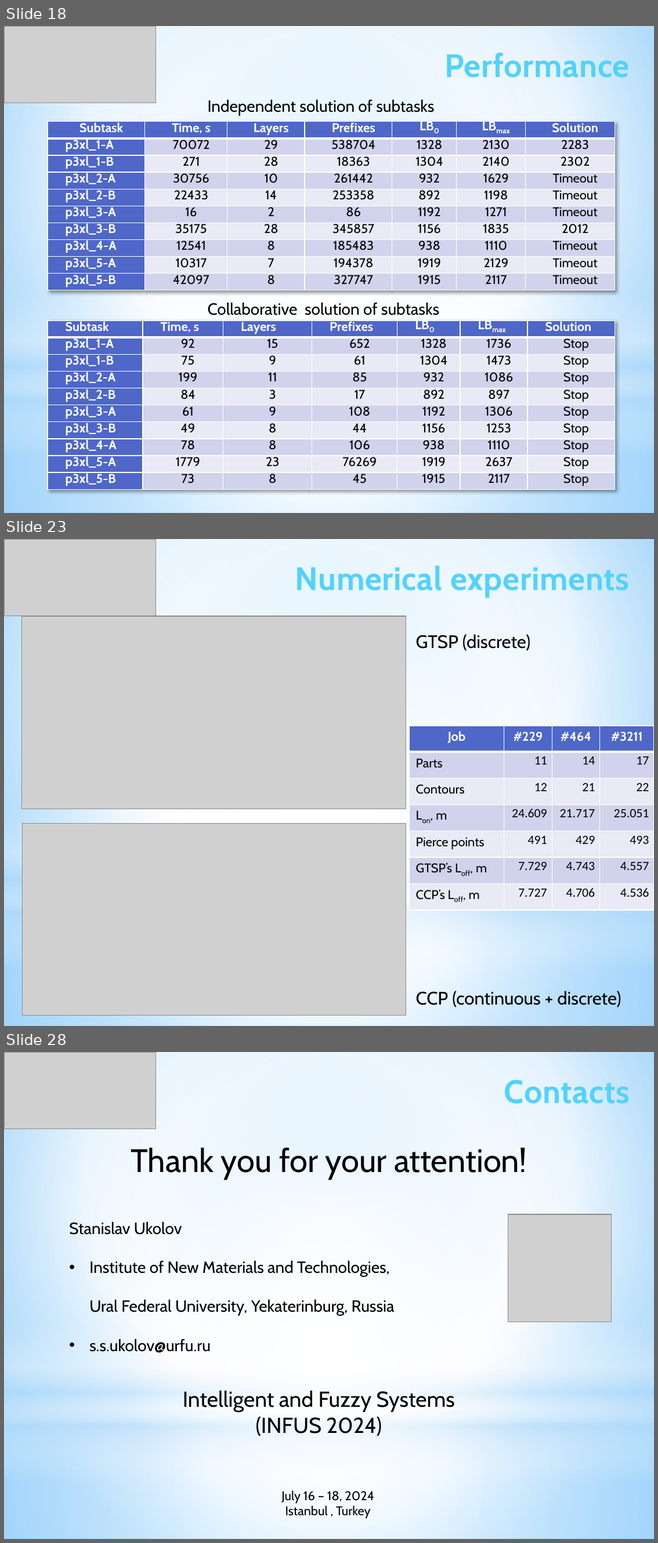
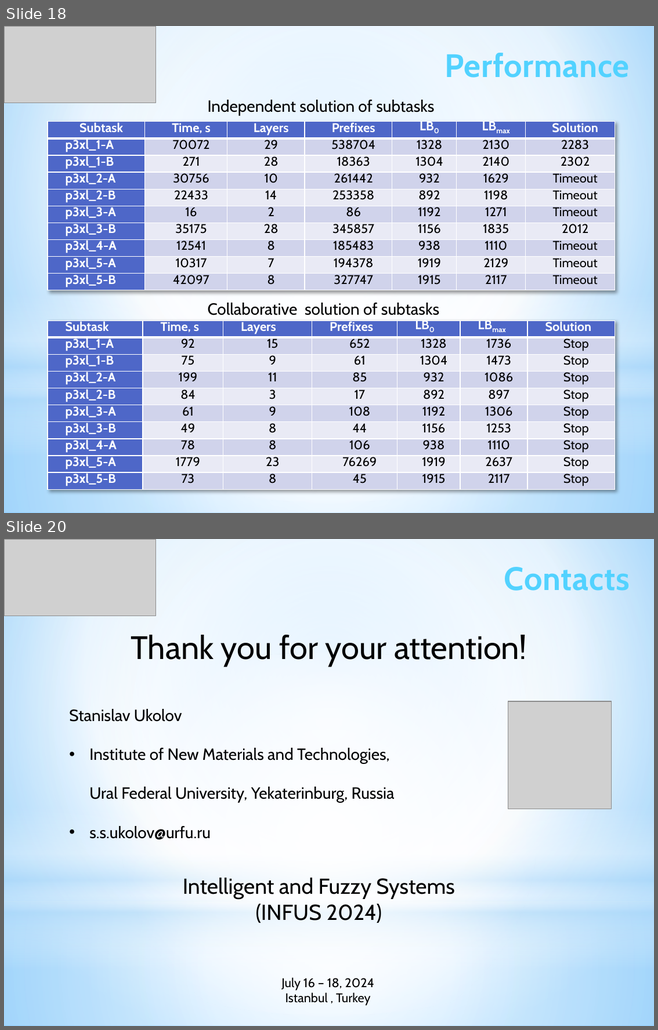
Before and after one commit to ukoloff/LaTeX, a slide deck: 2024/iGSCCP.pptx. Shown one above the other, each under a label of ours: slides 18, 23 and 28 before the commit, slides 18 and 20 after it; the slides between them are not shown. The pictures are 658x1543 and 658x1030 pixels, drawn with LibreOffice and Linux fonts; fonts in the diff are those of the drawing; grey boxes stand for pictures. Boxes give left, top, right and bottom in pixels: in the first picture for what was removed or moved away, otherwise in the second. Text is boxed around its words. In the diff, an @@ line names an element or a change of style, - is before the commit and + after.

```diff
--- a/2024/iGSCCP.pptx
+++ b/2024/iGSCCP.pptx
@@ slide 23 removed at (4,539,654,1026), background gradient #9ED5FF to #FFFFFF to #5BB9FF; not listed: 4 template elements that a slide beside it also shows @@
@@ picture removed at (4,539,155,616) @@
@@ text removed at (295,566,629,597) @@
-Numerical experiments
@@ picture removed at (22,616,406,809) @@
@@ text removed at (416,634,530,651) @@
-GTSP (discrete)
@@ table removed at (409,725,654,910), 7 rows, 4 columns @@
-Job | #229 | #464 | #3211
-Parts | 11 | 14 | 17
-Contours | 12 | 21 | 22
-Lon, m | 24.609 | 21.717 | 25.051
-Pierce points | 491 | 429 | 493
-GTSP’s Loff, m | 7.729 | 4.743 | 4.557
-CCP’s Loff, m | 7.727 | 4.706 | 4.536
@@ picture removed at (22,824,405,1015) @@
@@ text removed at (416,991,621,1008) @@
-CCP (continuous + discrete)
@@ what was slide 28 is now slide 20 @@
```
Also in this commit, not shown: 3 slides changed, 1 slide added, 8 other slides removed.
